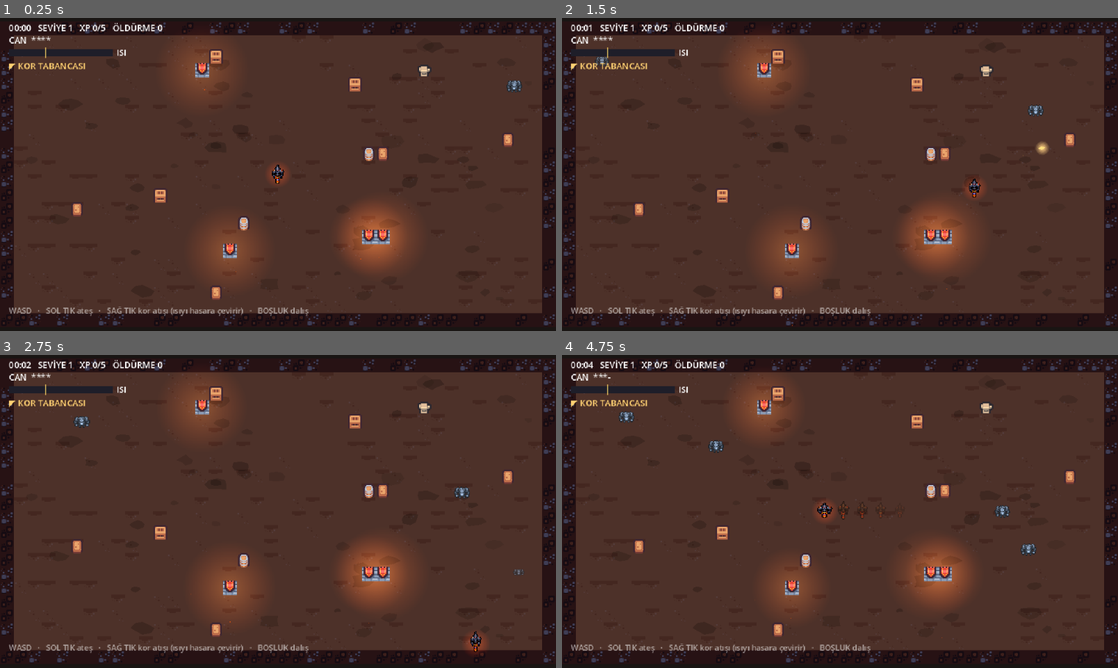
Above: before the commit, frames 1-4 (two rows, left to right).
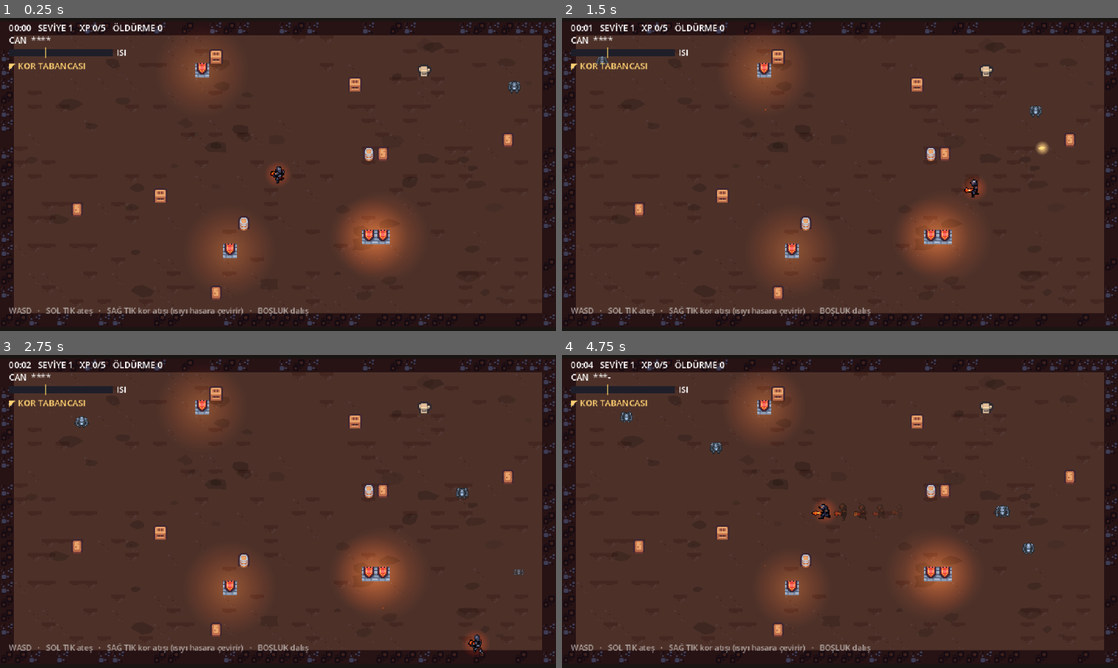
Above: after the commit, the same moments.

Repository: Furkiozknn/kor
Game: Godot game, scene res://scenes/level.tscn
Same seed, same stepped clock (60 frames per second), same inputs: the game is played once before the commit and once after it.
Inputs (mouse positions are in pixels of both pictures, inside the frame that each line leads up to):
- Up to frame 1 (0.25 s): no input
- Up to frame 2 (1.5 s): tap Enter at 0.5 s; move the mouse to (962, 158) at 0.52 s; hold D (move_right) 0.53-1.28 s; hold R 0.53-1.28 s; click (962, 158) at 0.67 s; tap Space at 0.77 s; move the mouse to (728, 190) at 1.27 s; hold S (move_down) from 1.28 s (still down); tap Q at 1.35 s
- Up to frame 3 (2.75 s): tap Space at 1.52 s; move the mouse to (333, 442) at 2.02 s; release S (move_down) at 2.03 s; hold D (move_right) from 2.03 s (still down); tap Tab at 2.1 s
- Up to frame 4 (4.75 s): move the mouse to (812, 574) at 2.77 s; release D (move_right) at 2.78 s; hold W (move_up) 2.78-3.53 s; tap 1 at 2.85 s; click (812, 574) at 2.92 s; tap Space at 3.02, 3.77, 4.52 s; move the mouse to (1006, 558) at 3.52 s; hold A (move_left) from 3.53 s (still down); tap 4 at 3.6 s; move the mouse to (673, 464) at 4.27 s; tap R at 4.35 s

The runs differ from the first frame. In frame 1, 0.1% of the frame differs, in the area x 36-94%, y 20-83%; in frame 2, 0.2%; in frame 3, 0.2%; in frame 4, 0.4%, in the area x 10-86%, y 16-91%.

Commit message:
8 yonlu animasyonlu oyuncu ve alti dusmanin yuruyus dongusu
Kodla yapilan salinim yerine gercek kareler. PixelLab kotasindan 15
generation harcandi, 21 kaldi.

OYUNCU
- create_character mode=v3 + referans gorsel: mevcut oyuncu.png 8 yone
  donduruldu (1 generation, kimlik korundu)
- animate_character mode=template "walking-8-frames": 8 yonun her birine
  8 kareli yuruyus (yon basina 1 generation)
- durus/yuruyus durum makinesi: nisan aldigi yone bakiyor, hiza gore adim
  temposu degisiyor, durunca durus karesine donuyor

DUSMANLAR
- animate_image ile tur basina 8 kareli dongu (1 generation/tur)
- kul suruklenerek, imp segirterek, iskelet kati adimlarla, hayalet
  suzulerek, cadi asasini kaldirarak, curuf yalpalayarak
- SpriteFrames tur basina bir kez kurulup onbellege aliniyor

ALTYAPI
- scripts/yonlu.gd: vektoru 8 yone yuvarlama + klasordeki kareleri
  SpriteFrames'e cevirme. .tres elle yazilmiyor -> BOM/ayristirici
  cokmesi sinifi hata dogmuyor.
- kareler yoksa tek karelik yedege dusuyor, oyun yine calisiyor
- gercek kareler varken kod salinimi kisiliyor (ikisi ust uste binmesin)

Testler: alti turun de SpriteFrames'i ve dolu "yuru" animasyonu
dogrulaniyor.

Co-Authored-By: Claude Opus 5 (1M context) <noreply@anthropic.com>

Diff:
--- a/scenes/dusman.tscn
+++ b/scenes/dusman.tscn
@@ -7,6 +7,6 @@
 collision_mask = 5
 script = ExtResource("1_kod")
 
-[node name="Gorsel" type="Sprite2D" parent="."]
+[node name="Gorsel" type="AnimatedSprite2D" parent="."]
 
 [node name="Carpisma" type="CollisionShape2D" parent="."]
--- a/scenes/oyuncu.tscn
+++ b/scenes/oyuncu.tscn
@@ -14,8 +14,7 @@
 [node name="Parlama" type="Sprite2D" parent="."]
 z_index = -1
 
-[node name="Gorsel" type="Sprite2D" parent="."]
-texture = ExtResource("2_govde")
+[node name="Gorsel" type="AnimatedSprite2D" parent="."]
 
 [node name="Namlu" type="Sprite2D" parent="."]
 z_index = 1
--- a/scripts/dusman.gd
+++ b/scripts/dusman.gd
@@ -15,6 +15,33 @@
 }
 
 const MermiSahne := preload("res://scenes/dusman_mermisi.tscn")
+
+const TUR_ADI := {0: "kul", 1: "imp", 2: "curuf", 3: "iskelet", 4: "hayalet", 5: "cadi"}
+const ANIM_KOK := "res://assets/sprites/anim"
+
+## Tur basina SpriteFrames -- 60 dusman ayni anda dogarken her biri yeniden
+## kurmasin diye onbellekte tutuluyor.
+static var _kare_onbellegi := {}
+
+static func _kareler(tur: int, dokular: Dictionary) -> SpriteFrames:
+    if _kare_onbellegi.has(tur):
+        return _kare_onbellegi[tur]
+    var sf := SpriteFrames.new()
+    sf.remove_animation("default")
+    sf.add_animation("yuru")
+    sf.set_animation_speed("yuru", 10.0)
+    sf.set_animation_loop("yuru", true)
+    var i := 0
+    while true:
+        var yol := "%s/%s_%d.png" % [ANIM_KOK, TUR_ADI[tur], i]
+        if not ResourceLoader.exists(yol):
+            break
+        sf.add_frame("yuru", load(yol))
+        i += 1
+    if i == 0:
+        sf.add_frame("yuru", dokular[tur])   # animasyon yoksa tek kare
+    _kare_onbellegi[tur] = sf
+    return sf
 
 var hiz := 42.0
 var can := 3.0
@@ -33,7 +60,7 @@
 var _dogus := 0.0
 var _adim := 0.0
 
-@onready var _gorsel: Sprite2D = $Gorsel
+@onready var _gorsel: AnimatedSprite2D = $Gorsel
 @onready var _carpisma: CollisionShape2D = $Carpisma
 
 ## Dogmadan once cagrilir: tur ve zorluk carpani.
@@ -80,7 +107,10 @@
 func _ready() -> void:
     add_to_group("dusman")
     _dogus = 1.0
-    _gorsel.texture = DOKULAR[_tur]
+    _gorsel.sprite_frames = _kareler(_tur, DOKULAR)
+    _gorsel.animation = "yuru"
+    _gorsel.frame = randi() % maxi(_gorsel.sprite_frames.get_frame_count("yuru"), 1)
+    _gorsel.play()
     var s := CircleShape2D.new()   # her ornek kendi seklini tasisin
     s.radius = _yaricap
     _carpisma.shape = s
@@ -109,10 +139,10 @@
         # Yurume salinimi: hizlandikca daha cok sekiyor
         var h := velocity.length() / maxf(hiz, 1.0)
         _adim += delta * (5.0 + h * 5.0)
-        var e := 1.0 + sin(_adim) * minf(h, 1.0) * 0.09
+        var e := 1.0 + sin(_adim) * minf(h, 1.0) * 0.035
         _gorsel.scale = _gorsel.scale.lerp(Vector2(2.0 - e, e), 12.0 * delta)
-        _gorsel.position.y = -abs(sin(_adim)) * minf(h, 1.0) * 1.4
-        _gorsel.rotation = sin(_adim * 0.5) * minf(h, 1.0) * 0.08
+        _gorsel.position.y = -abs(sin(_adim)) * minf(h, 1.0) * 0.7
+        _gorsel.rotation = sin(_adim * 0.5) * minf(h, 1.0) * 0.04
 
     if not is_instance_valid(_hedef):
         _hedef = get_tree().get_first_node_in_group("oyuncu")
@@ -143,6 +173,7 @@
         velocity = velocity.move_toward(yon * hiz + _itme, 600.0 * delta)
     move_and_slide()
     _gorsel.flip_h = yon.x < 0.0
+    _gorsel.speed_scale = clampf(0.5 + velocity.length() / maxf(hiz, 1.0), 0.4, 1.8)
 
     if _temas_bekleme <= 0.0 and global_position.distance_to(_hedef.global_position) < temas_mesafe:
         _temas_bekleme = 0.5
--- a/scripts/hiss.gd
+++ b/scripts/hiss.gd
@@ -67,14 +67,24 @@
     p.finished.connect(p.queue_free)
 
 ## Dalış izi: sprite'ın solup kaybolan kopyası.
-func hayalet(kaynak: Sprite2D, renk: Color = Color(1, 0.6, 0.25, 0.55)) -> void:
-    if not is_instance_valid(kaynak) or kaynak.texture == null:
+## Hem Sprite2D hem AnimatedSprite2D kabul eder.
+func hayalet(kaynak: Node2D, renk: Color = Color(1, 0.6, 0.25, 0.55)) -> void:
+    if not is_instance_valid(kaynak):
+        return
+    var doku: Texture2D = null
+    if kaynak is Sprite2D:
+        doku = kaynak.texture
+    elif kaynak is AnimatedSprite2D and kaynak.sprite_frames != null:
+        var a: String = kaynak.animation
+        if kaynak.sprite_frames.has_animation(a) and kaynak.sprite_frames.get_frame_count(a) > 0:
+            doku = kaynak.sprite_frames.get_frame_texture(a, kaynak.frame)
+    if doku == null:
         return
     var ebeveyn := kaynak.get_parent().get_parent()
     if not is_instance_valid(ebeveyn):
         return
     var s := Sprite2D.new()
-    s.texture = kaynak.texture
+    s.texture = doku
     s.global_position = kaynak.global_position
     s.flip_h = kaynak.flip_h
     s.modulate = renk
--- a/scripts/oyuncu.gd
+++ b/scripts/oyuncu.gd
@@ -5,6 +5,8 @@
 const Isi := preload("res://scripts/isi.gd")
 const Silahlar := preload("res://scripts/silahlar.gd")
 const MermiSahne := preload("res://scenes/mermi.tscn")
+const Yonlu := preload("res://scripts/yonlu.gd")
+const TEK_DOKU := preload("res://assets/sprites/oyuncu.png")
 
 signal can_degisti(can: int, maks: int)
 signal silah_degisti(ad: String, indeks: int)
@@ -51,8 +53,10 @@
 var _adim := 0.0
 var _kor_zerre := 0.0
 var _silah_gecis := 0.0
-
-@onready var _gorsel: Sprite2D = $Gorsel
+var _yonlu_mu := false
+var _yuruyus_var := false
+
+@onready var _gorsel: AnimatedSprite2D = $Gorsel
 @onready var _parlama: Sprite2D = $Parlama
 @onready var _namlu: Sprite2D = $Namlu
 @onready var _kamera: Camera2D = $Kamera
@@ -67,8 +71,29 @@
         Color(1.0, 0.96, 0.80, 1.0), Color(1.0, 0.55, 0.15, 0.0), 32)
     _namlu.material = Hiss.ekleme_materyali()
     _namlu.scale = Vector2.ZERO
+    _sprite_kur()
     can_degisti.emit(can, maks_can)
     silah_degisti.emit(silah(), silah_indeksi)
+
+## 8 yonlu kareler varsa onu kullan; yoksa tek karelik yedege dus.
+## Boylece varlik dosyalari gelmeden de oyun calisir.
+const SPRITE_KOK := "res://assets/sprites/oyuncu"
+
+func _sprite_kur() -> void:
+    var sf := Yonlu.kur(SPRITE_KOK, {"dur": 6.0, "yuru": 12.0})
+    if sf != null:
+        _yonlu_mu = true
+        _yuruyus_var = Yonlu.durum_var(SPRITE_KOK, "yuru")
+        _gorsel.sprite_frames = sf
+        _gorsel.animation = "dur_south"
+    else:
+        sf = SpriteFrames.new()
+        sf.remove_animation("default")
+        sf.add_animation("dur_south")
+        sf.add_frame("dur_south", TEK_DOKU)
+        _gorsel.sprite_frames = sf
+        _gorsel.animation = "dur_south"
+    _gorsel.play()
 
 func silah() -> String:
     return Silahlar.al(silah_indeksi)["ad"]
@@ -265,9 +290,27 @@
         _gorsel.scale = Vector2(1.28, 0.78)
     else:
         _adim += delta * (6.0 + h * 0.07)
-        var s := 1.0 + sin(_adim) * minf(h / hiz, 1.0) * 0.10
+        # Gercek yuruyus kareleri varsa kod salinimi hafifler
+        var g := 0.03 if _yonlu_mu else 0.10
+        var s := 1.0 + sin(_adim) * minf(h / hiz, 1.0) * g
         _gorsel.scale = Vector2(2.0 - s, s)
-    _gorsel.position.y = -abs(sin(_adim)) * minf(h / hiz, 1.0) * 1.6
+    _gorsel.position.y = -abs(sin(_adim)) * minf(h / hiz, 1.0) * (0.5 if _yonlu_mu else 1.6)
+
+    # Yon: 8 yonlu kareler varsa yone gore animasyon, yoksa aynalama
+    if _yonlu_mu:
+        var hareketli := h > 6.0 or dalisityor()
+        var durum := "yuru" if (hareketli and _yuruyus_var) else "dur"
+        var ad := "%s_%s" % [durum, Yonlu.yon_adi(nisan)]
+        if _gorsel.animation != ad:
+            _gorsel.animation = ad
+        if durum == "yuru":
+            _gorsel.speed_scale = 1.8 if dalisityor() else clampf(0.55 + h / hiz, 0.4, 1.7)
+        else:
+            _gorsel.speed_scale = 1.0
+        if not _gorsel.is_playing():
+            _gorsel.play()
+    else:
+        _gorsel.flip_h = nisan.x < 0.0
 
     # Silah degisiminde kisa beyaz parlama
     if _silah_gecis > 0.0:
@@ -276,7 +319,6 @@
         _gorsel.modulate = Color(2.4, 1.2, 1.2)
     else:
         _gorsel.modulate = Color(1, 1, 1)
-    _gorsel.flip_h = nisan.x < 0.0
 
 func hasar_al(miktar: float) -> void:
     if _dokunulmaz > 0.0 or dalisityor() or can <= 0:
--- /dev/null
+++ b/scripts/yonlu.gd
@@ -0,0 +1,58 @@
+extends RefCounted
+## 8 yönlü sprite yardımcısı.
+##
+## PixelLab yön adlarını (south, south-west, ...) kullanıyor; dosya adları da
+## öyle: `<kok>/<durum>_<yon>_<n>.png`. Burada iki iş var: bir vektörü en yakın
+## yöne yuvarlamak, ve klasördeki kareleri tek bir SpriteFrames'e çevirmek.
+## `.tres` elle yazılmıyor, kaynak kodda kuruluyor -- böylece BOM'lu dosya
+## yazıp Godot ayrıştırıcısını çökertme sınıfı hata tamamen ortadan kalkıyor.
+##
+## Üretilen animasyon adları: "<durum>_<yon>"  (örn. "yuru_south-west")
+
+const YONLER := ["east", "south-east", "south", "south-west",
+                 "west", "north-west", "north", "north-east"]
+
+## Vektörü 8 yönden birine yuvarlar. (0,0) -> "south".
+static func yon_adi(v: Vector2) -> String:
+    if v.length_squared() < 0.0001:
+        return "south"
+    # atan2 -PI..PI -> dilim; YONLER dogu'dan baslayip saat yonunde ilerler
+    var dilim := int(round(v.angle() / (TAU / 8.0)))
+    return YONLER[wrapi(dilim, 0, 8)]
+
+## Birden çok durumu (duruş, yürüyüş, ...) tek SpriteFrames'te toplar.
+## durumlar: { "yuru": 12.0, "dur": 6.0 }  (ad -> fps)
+## Hiç kare bulunamazsa null döner; çağıran yedek görsele düşebilir.
+static func kur(kok: String, durumlar: Dictionary) -> SpriteFrames:
+    var sf := SpriteFrames.new()
+    sf.remove_animation("default")
+    var toplam := 0
+    for durum in durumlar:
+        var fps: float = durumlar[durum]
+        var yedek := ""
+        for y in YONLER:
+            var ad := "%s_%s" % [durum, y]
+            sf.add_animation(ad)
+            sf.set_animation_speed(ad, fps)
+            sf.set_animation_loop(ad, true)
+            var i := 0
+            while true:
+                var yol := "%s/%s_%s_%d.png" % [kok, durum, y, i]
+                if not ResourceLoader.exists(yol):
+                    break
+                sf.add_frame(ad, load(yol))
+                if yedek == "":
+                    yedek = yol
+                i += 1
+                toplam += 1
+        # Eksik yon kalmasin: bulunan ilk kareyle doldur
+        if yedek != "":
+            for y in YONLER:
+                var ad := "%s_%s" % [durum, y]
+                if sf.get_frame_count(ad) == 0:
+                    sf.add_frame(ad, load(yedek))
+    return sf if toplam > 0 else null
+
+## Bir durumun gerçekten karesi var mı (yedekle doldurulmuş değil)?
+static func durum_var(kok: String, durum: String) -> bool:
+    return ResourceLoader.exists("%s/%s_south_0.png" % [kok, durum])
--- a/tests/ekran_al.gd
+++ b/tests/ekran_al.gd
@@ -18,6 +18,10 @@
         _ana.oyuncu.silah_ver(1)          # SACMA -- cok mermi gorunsun
     if _kare > 90 and _kare < 200 and _kare % 9 == 0:
         _ana.oyuncu._ates_et(Vector2.RIGHT.rotated(randf() * TAU))
+    if _kare == 180:
+        # Gercek girdi taklidi: yuruyus animasyonu calissin
+        Input.action_press("move_right")
+        Input.action_press("move_down")
     if _kare == 210:
         # Kor atisi gorunsun: isiyi esigin ustune getir, sonra at
         var o = _ana.oyuncu
--- a/tests/test_dongu.gd
+++ b/tests/test_dongu.gd
@@ -66,7 +66,9 @@
         var yeni = _ana.DusmanSahne.instantiate()
         yeni.kur(t, 1.0)
         _ana.add_child(yeni)
-        assert(yeni.get_node("Gorsel").texture != null, "tur %d dokusuz" % t)
+        var gs: AnimatedSprite2D = yeni.get_node("Gorsel")
+        assert(gs.sprite_frames != null, "tur %d karesiz" % t)
+        assert(gs.sprite_frames.get_frame_count("yuru") > 0, "tur %d bos animasyon" % t)
         assert(yeni.can > 0.0, "tur %d cansiz" % t)
         if t == 4:
             assert(yeni.collision_mask == 0, "hayalet duvardan gecmeli")
Binary file added: assets/sprites/anim/cadi_0.png
Not shown, added: assets/sprites/anim/cadi_0.png.import
Binary file added: assets/sprites/anim/cadi_1.png
Not shown, added: assets/sprites/anim/cadi_1.png.import
Binary file added: assets/sprites/anim/cadi_2.png
Not shown, added: assets/sprites/anim/cadi_2.png.import
Binary file added: assets/sprites/anim/cadi_3.png
Not shown, added: assets/sprites/anim/cadi_3.png.import
Binary file added: assets/sprites/anim/cadi_4.png
Not shown, added: assets/sprites/anim/cadi_4.png.import
Binary file added: assets/sprites/anim/cadi_5.png
Not shown, added: assets/sprites/anim/cadi_5.png.import
(and 243 more such lines)
